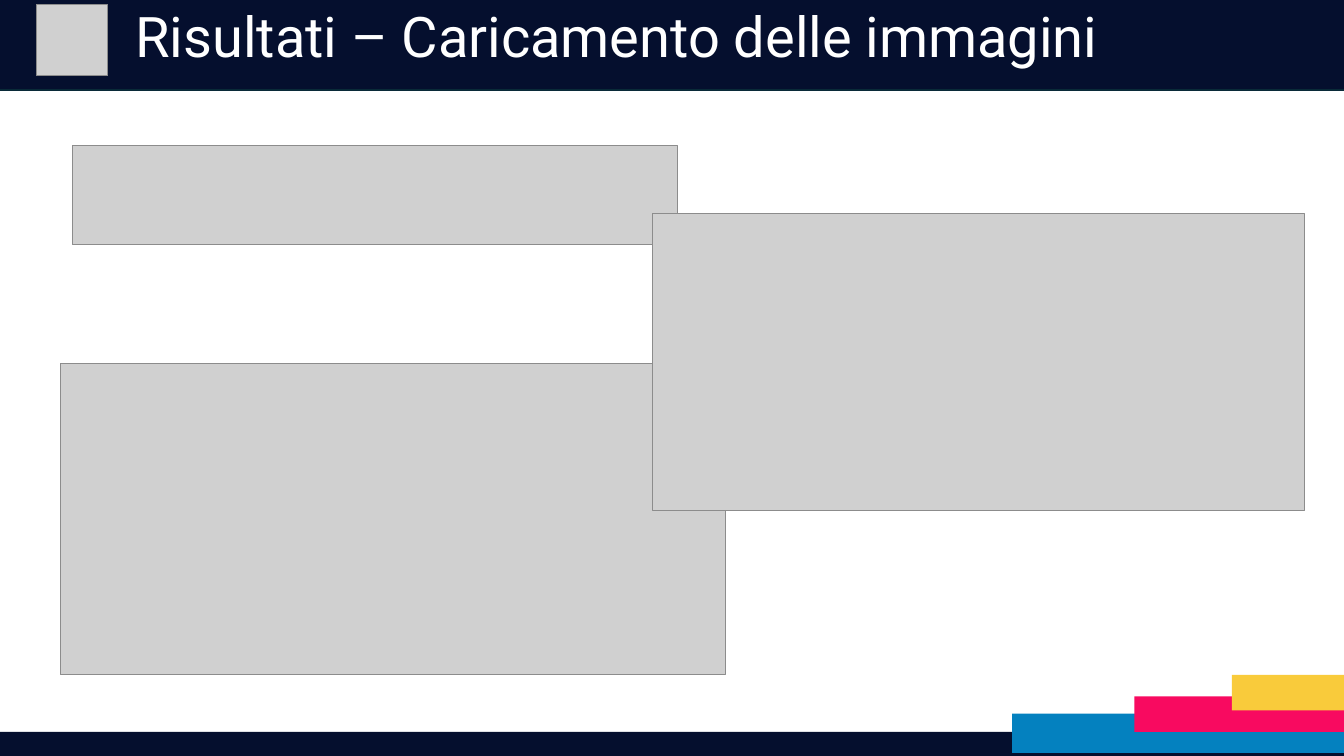
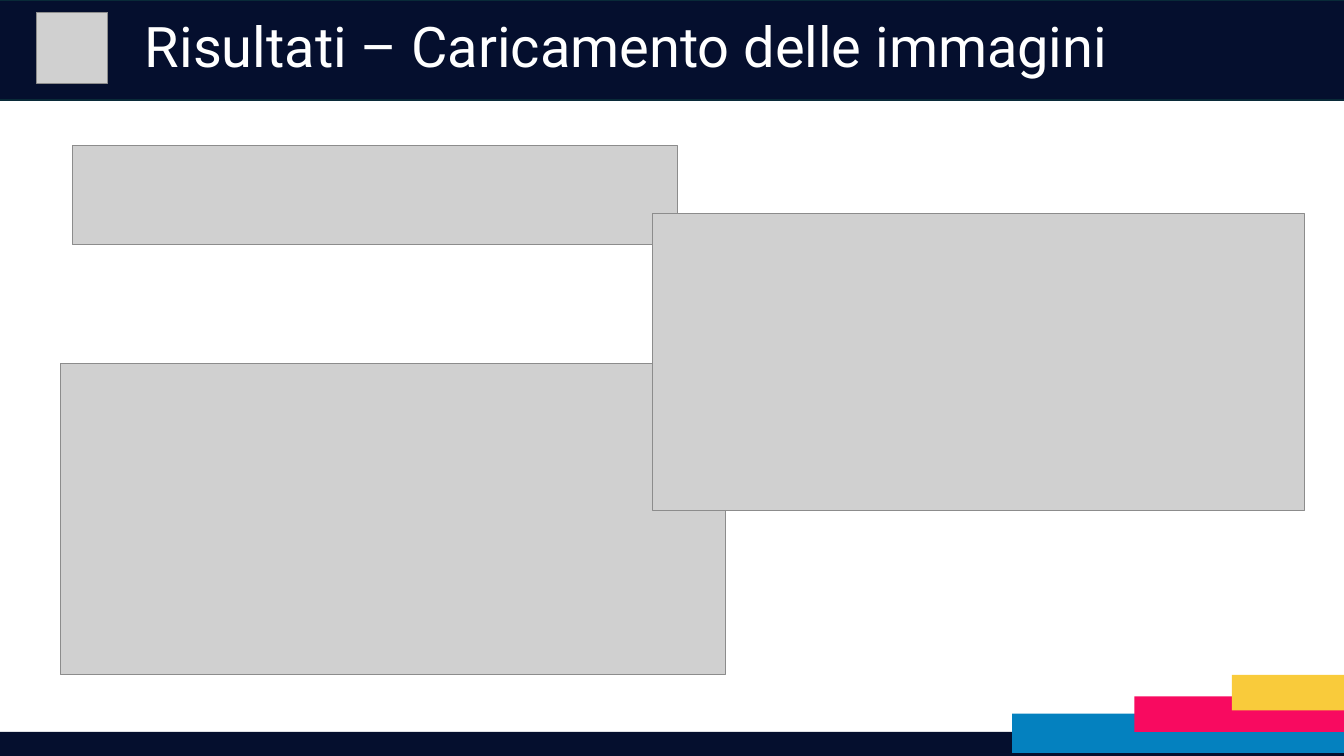
Before and after one commit to RedDuality/Tesi, a slide deck: slide 15 of Presentazione.pptx. Drawn at 1344x756 pixels with LibreOffice and Linux fonts; fonts in the diff are those of the drawing; grey boxes stand for pictures. Boxes give left, top, right and bottom in pixels: in the first picture for what was removed or moved away, otherwise in the second. Text is boxed around its words. In the diff, an @@ line names an element or a change of style, - is before the commit and + after.

```diff
--- a/Presentazione.pptx
+++ b/Presentazione.pptx
@@ rectangle: place and size @@
-rectangle at box(0, 0, 1344, 91)
+rectangle at box(0, 0, 1344, 100)
@@ rectangle removed at box(0, 0, 1344, 756) @@
@@ picture: place and size @@
-picture at box(36, 5, 108, 76)
+picture at box(36, 12, 108, 83)
@@ text "Risultati – Caricamento delle immagini": place and size @@
-text "Risultati – Caricamento delle immagini" at box(135, 15, 1098, 69)
+text "Risultati – Caricamento delle immagini" at box(145, 25, 1107, 79)
```
Also in this commit, not shown: 16 other slides changed, 8 other files.
